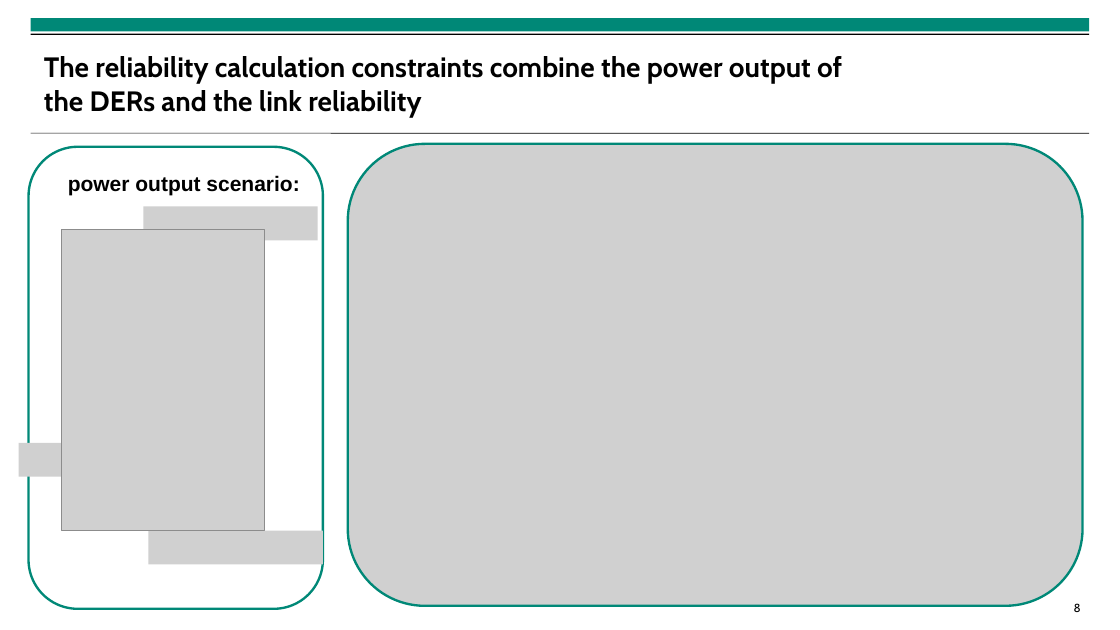
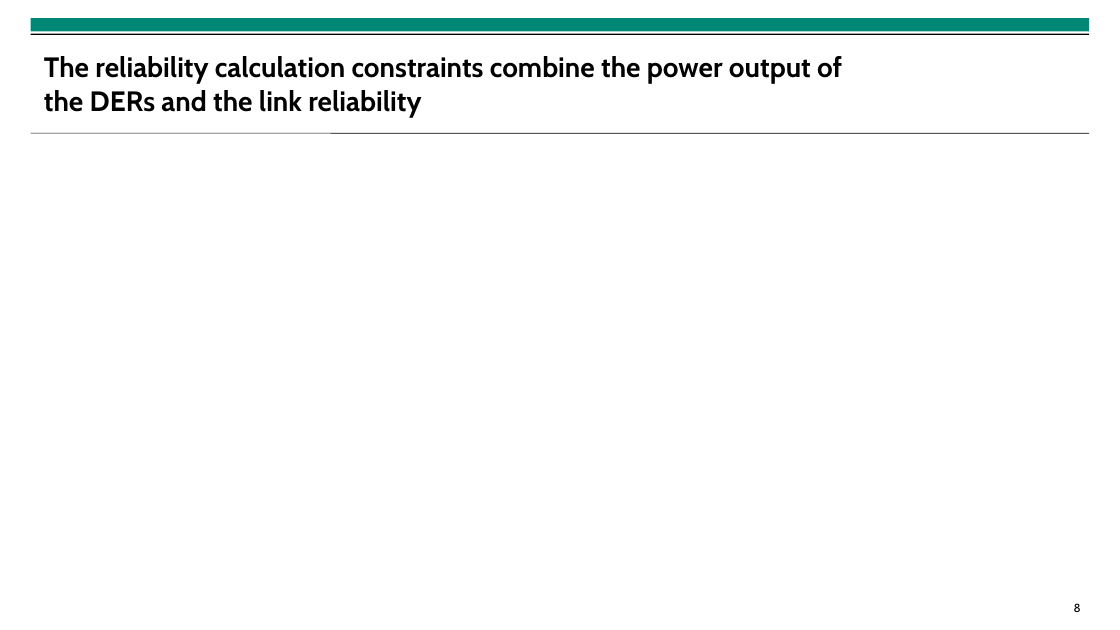
Before and after one commit to isabella-grieser/VNR-optimization-for-VPP, a slide deck: slide 8 of presentation/VPP_Presentation_EINS.pptx. Drawn at 1120x630 pixels with LibreOffice and Linux fonts; fonts in the diff are those of the drawing; grey boxes stand for pictures; background and template pictures are left out. Boxes give left, top, right and bottom in pixels: in the first picture for what was removed or moved away, otherwise in the second. Text is boxed around its words. In the diff, an @@ line names an element or a change of style, - is before the commit and + after.

```diff
--- a/presentation/VPP_Presentation_EINS.pptx
+++ b/presentation/VPP_Presentation_EINS.pptx
@@ picture removed at (x1=348, y1=144, x2=1083, y2=606) @@
@@ text removed at (x1=68, y1=175, x2=299, y2=195) @@
-power output scenario:
@@ picture removed at (x1=144, y1=207, x2=318, y2=240) @@
@@ picture removed at (x1=61, y1=230, x2=265, y2=531) @@
@@ picture removed at (x1=18, y1=443, x2=204, y2=476) @@
@@ picture removed at (x1=149, y1=531, x2=323, y2=565) @@
```
Also in this commit, not shown: 6 other slides changed, 9 slides added, 1 slide removed, 18 other files.
